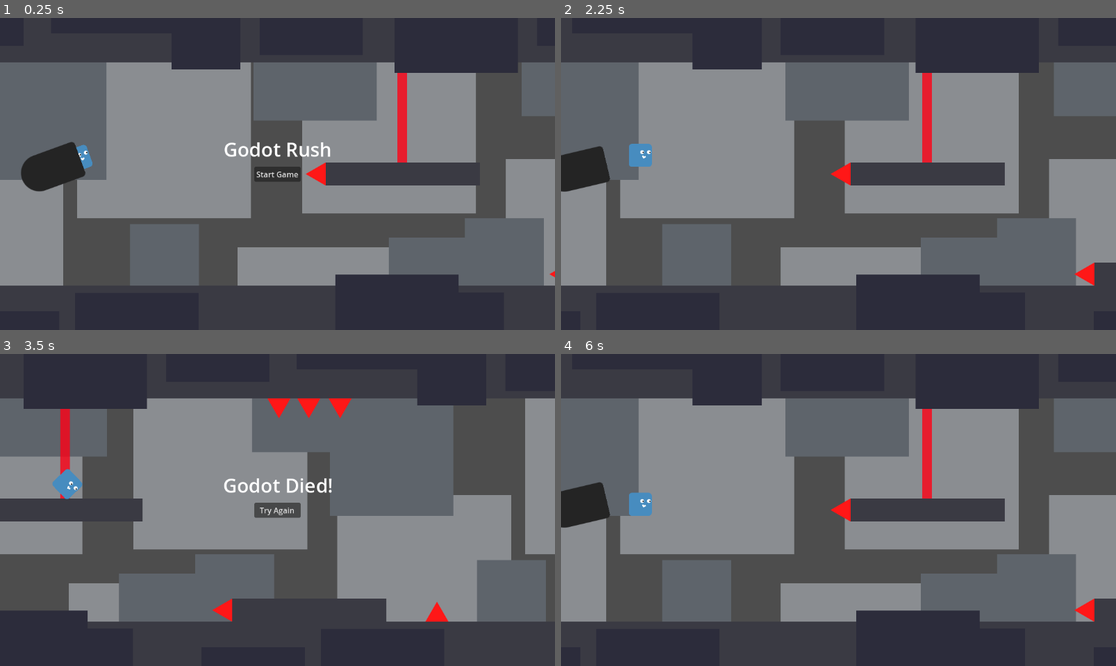
Above: before the commit, frames 1-4 (two rows, left to right).
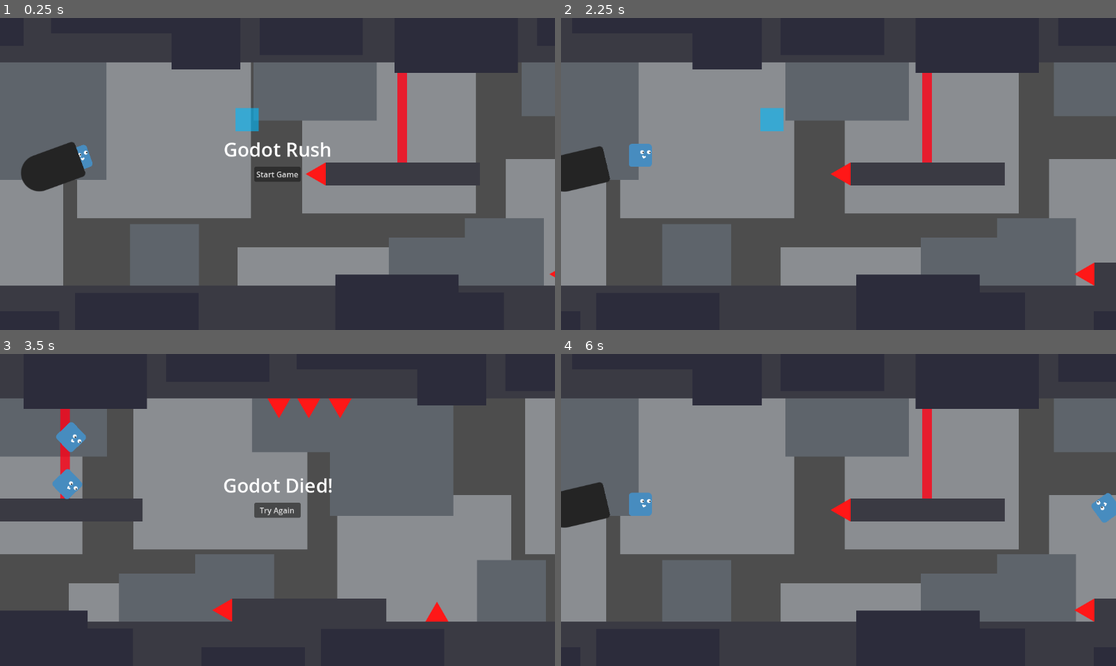
Above: after the commit, the same moments.

Repository: JostMK/Godot-Wild-Jam-75
Game: Godot game, scene res://main.tscn
Same seed, same stepped clock (60 frames per second), same inputs: the game is played once before the commit and once after it.
Inputs:
- Up to frame 1 (0.25 s): no input
- Up to frame 2 (2.25 s): click "Start Game" at 0.5 s; tap Enter at 1.25 s; tap Down (Aim_Down) at 1.35 s; tap Space (Reflect) at 2 s; tap Up (Aim_Up) at 2.1 s
- Up to frame 3 (3.5 s): tap Space (Reflect) at 2.85 s
- Up to frame 4 (6 s): click "Try Again" at 3.5 s; tap Down (Aim_Down) at 4.35 s; tap Enter at 5 s; tap Up (Aim_Up) at 5.1 s; tap Space (Reflect) at 5.75, 5.85 s

The runs differ from the first frame. In frame 1, 0.3% of the frame differs, in the area x 42-47%, y 28-37%; in frame 2, 0.3%; in frame 3, 0.3%; in frame 4, 0.3%.

Commit message:
Adds splitting mechanic

Diff:
--- a/components/damage_area.gd
+++ b/components/damage_area.gd
@@ -6,7 +6,6 @@
 
 
 func _on_body_entered(body: Node2D) -> void:
-    print("BODY")
     var player = body as Player
     if not player:
         return
--- /dev/null
+++ b/scenes/items/splitter/splitter.gd
@@ -0,0 +1,16 @@
+extends Area2D
+class_name SplitterItem
+
+func _ready() -> void:
+	body_entered.connect(_split)
+
+
+func _split(body: Node2D):
+	var player: Player = body as Player
+
+	if not player:
+		return
+
+	set_deferred("monitoring", false)
+	player.call_deferred("split")
+	queue_free()
--- /dev/null
+++ b/scenes/items/splitter/splitter.tscn
@@ -0,0 +1,19 @@
+[gd_scene load_steps=4 format=3 uid="uid://bpyd1m7b1kkc2"]
+
+[ext_resource type="Script" path="res://scenes/items/splitter/splitter.gd" id="1_hqejg"]
+[ext_resource type="Texture2D" uid="uid://jf7lrlv5ofcq" path="res://assets/sprites/placeholder.svg" id="1_kjli1"]
+
+[sub_resource type="RectangleShape2D" id="RectangleShape2D_5si28"]
+size = Vector2(48, 48)
+
+[node name="Splitter" type="Area2D"]
+collision_mask = 2
+script = ExtResource("1_hqejg")
+
+[node name="CollisionShape2D" type="CollisionShape2D" parent="."]
+shape = SubResource("RectangleShape2D_5si28")
+
+[node name="Sprite2D" type="Sprite2D" parent="."]
+self_modulate = Color(0, 0.733333, 1, 0.592157)
+scale = Vector2(0.188, 0.188)
+texture = ExtResource("1_kjli1")
--- a/scenes/levels/item_level.tscn
+++ b/scenes/levels/item_level.tscn
@@ -8,6 +8,7 @@
 [ext_resource type="PackedScene" uid="uid://dgnw7qggtji6i" path="res://scenes/props/spike/spike.tscn" id="6_oe0ju"]
 [ext_resource type="PackedScene" uid="uid://cddoeo7hk8soa" path="res://scenes/props/laser/laser_emitter.tscn" id="7_1c258"]
 [ext_resource type="PackedScene" uid="uid://cfdc1fir2s52d" path="res://scenes/props/button/button.tscn" id="8_xul8w"]
+[ext_resource type="PackedScene" uid="uid://bpyd1m7b1kkc2" path="res://scenes/items/splitter/splitter.tscn" id="9_n2m2g"]
 
 [sub_resource type="RectangleShape2D" id="RectangleShape2D_5nvy8"]
 size = Vector2(1280, 256)
@@ -212,7 +213,7 @@
 position = Vector2(1229, 232)
 
 [node name="Spike10" parent="Map/Spikes" instance=ExtResource("6_oe0ju")]
-position = Vector2(2765, 232)
+position = Vector2(2967, 232)
 
 [node name="Spike13" parent="Map/Spikes" instance=ExtResource("6_oe0ju")]
 position = Vector2(2326, 232)
@@ -334,3 +335,11 @@
 [node name="Button2" parent="Map/Buttons" node_paths=PackedStringArray("targets") instance=ExtResource("8_xul8w")]
 position = Vector2(2785, -128)
 targets = [NodePath("../../Lasers/LaserEmitter3")]
+
+[node name="Items" type="Node2D" parent="Map"]
+
+[node name="Splitter" parent="Map/Items" instance=ExtResource("9_n2m2g")]
+position = Vector2(2324, 0)
+
+[node name="Splitter2" parent="Map/Items" instance=ExtResource("9_n2m2g")]
+position = Vector2(-163, -113)
--- a/scenes/player/player.gd
+++ b/scenes/player/player.gd
@@ -4,6 +4,7 @@
 signal Bounce
 signal Reflect
 signal Died
+signal Split(new_player: Player)
 
 @export var visuals: Node2D
 
@@ -36,12 +37,24 @@
 	return _dead
 
 
+func split() -> Player:
+	var clone: Player = self.duplicate()
+
+	var direction: Vector2 = _velocity.normalized()
+	direction.y *= -1
+	clone.set_direction(direction)
+
+	get_parent().add_child(clone)
+
+	Split.emit(clone)
+	return clone
+
+
 func _ready():
 	# needs to be disabled to use move_and_collide
 	sync_to_physics = false
 
 	charges = max_charges
-	_velocity = Vector2(1, 1).normalized() * speed
 
 
 func _process(delta: float) -> void:
Not shown: 1 places in scenes/levels/item_level.tscn that only renumber resources
